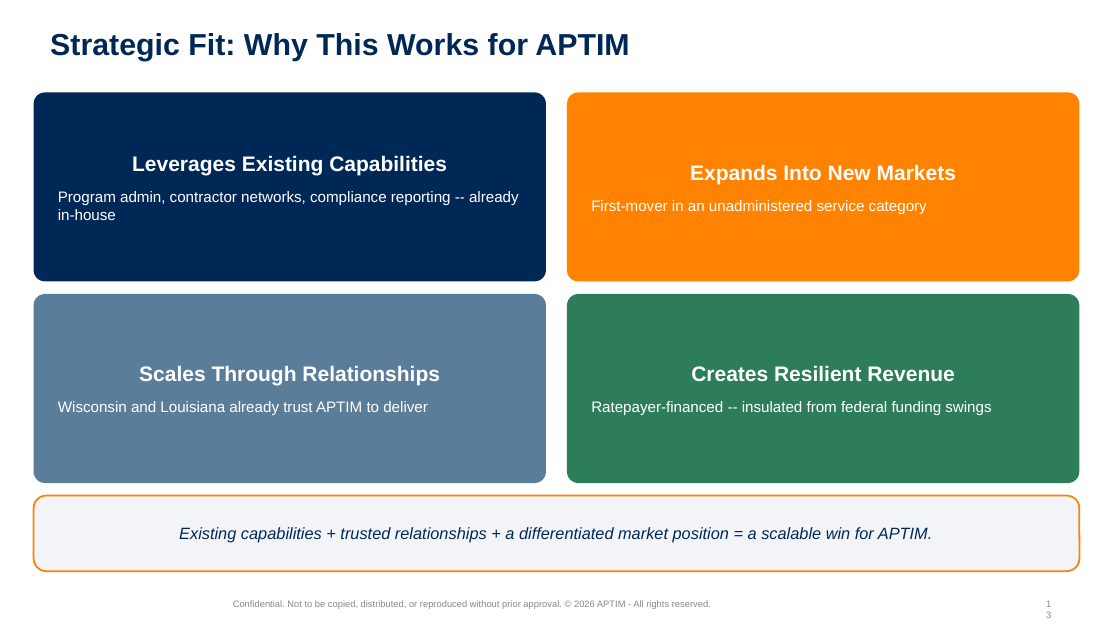
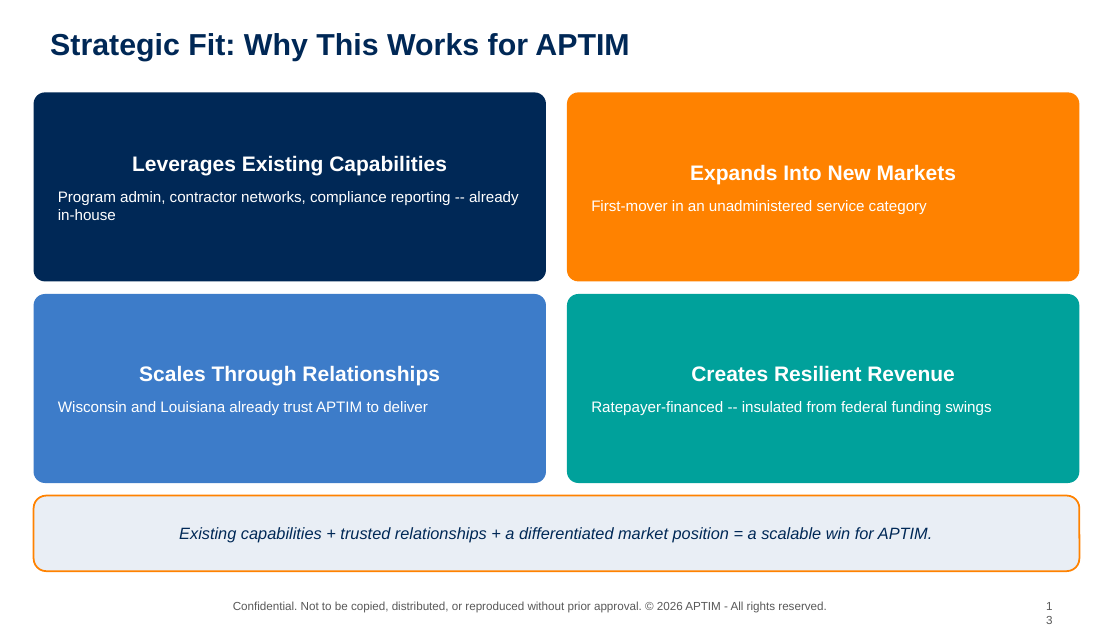
Before and after one commit to graseeuh/HERMES, a slide deck: slide 13 of Group_1_STRIVE_Presentation.pptx. Drawn at 1120x630 pixels with LibreOffice and Linux fonts; fonts in the diff are those of the drawing; background and template pictures are left out. Boxes give left, top, right and bottom in pixels: in the first picture for what was removed or moved away, otherwise in the second. Text is boxed around its words. In the diff, an @@ line names an element or a change of style, - is before the commit and + after.

```diff
--- a/Group_1_STRIVE_Presentation.pptx
+++ b/Group_1_STRIVE_Presentation.pptx
@@ rounded rectangle "Scales Through Relationships" at [34,294,546,483]: fill #5A7D9A to #3D7CC9 @@
@@ rounded rectangle "Creates Resilient Revenue" at [567,294,1080,483]: fill #2E7D5A to #00A19B @@
@@ text "Confidential. Not to be copied, ..." at [233,601,826,613]: size 8 to 10 pt, text colour #888888 to #595959 @@
@@ text "13" at [1038,595,1065,618]: size 8 to 10 pt, text colour #888888 to #595959 @@
```
Also in this commit, not shown: 13 other slides changed.
